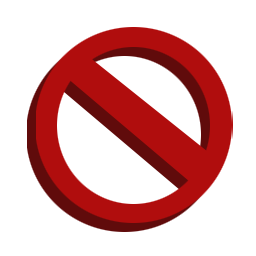
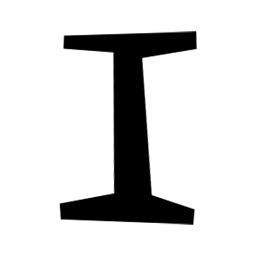
Revision of a layered 256 × 256 image; what changed, layer by layer:
added layer "Layer 4" above "Layer 3" over [59, 31, 197, 225]
hid "Layer 3" over [36, 27, 233, 223]
